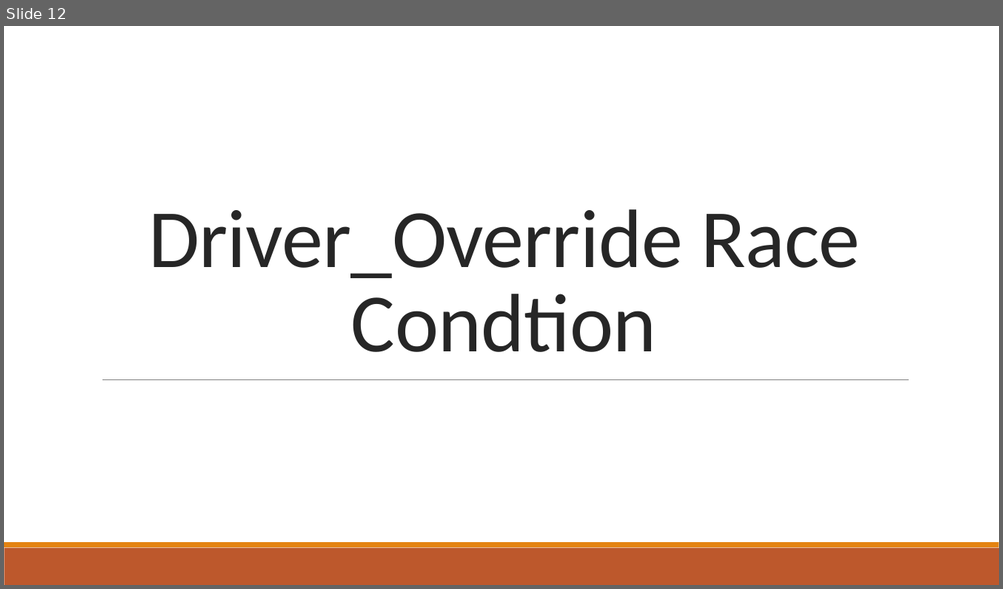
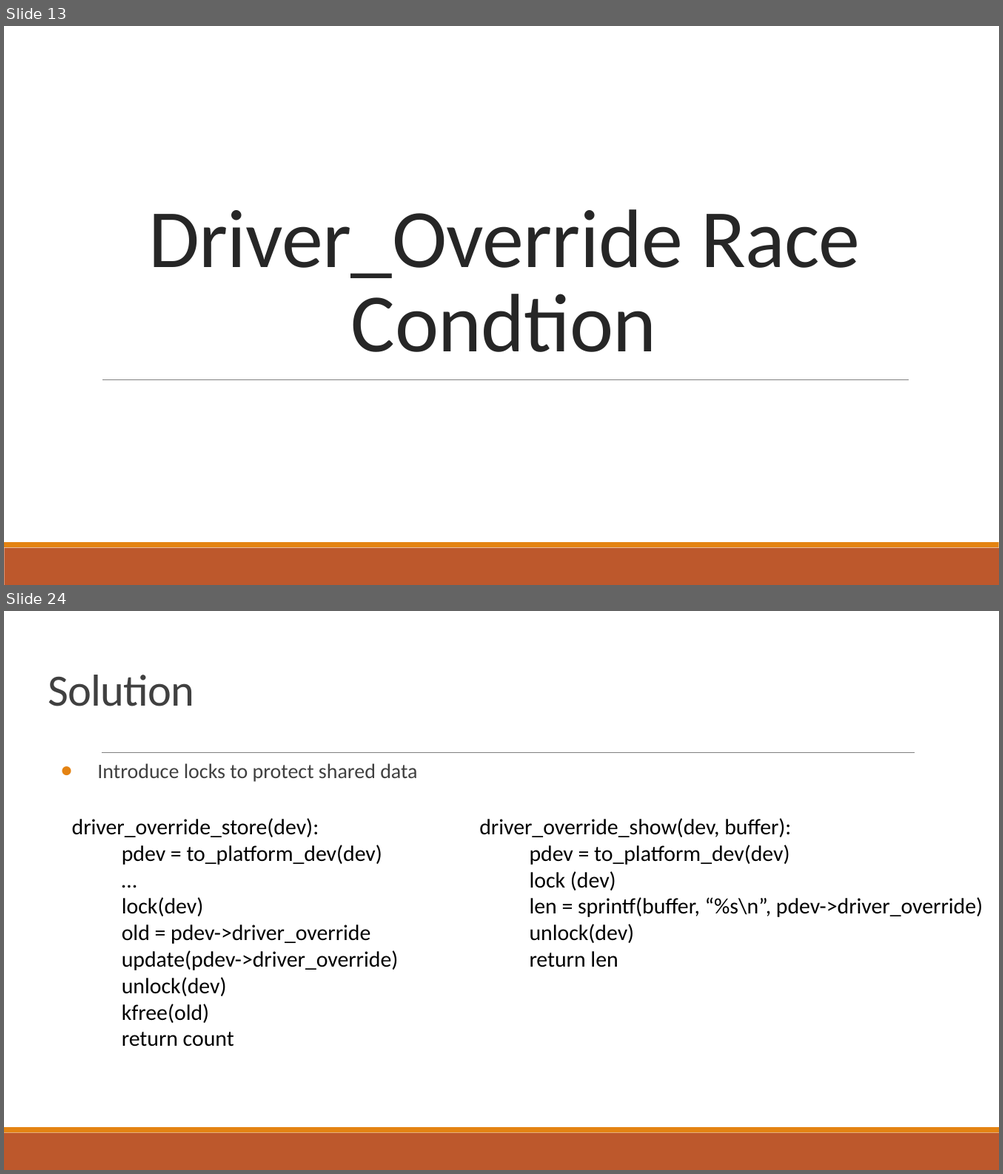
Before and after one commit to ttown386/PaVT-BST, a slide deck: doc/HW2/Tower Probe Race Condition.pptx. Shown one above the other, each under a label of ours: slide 12 before the commit, slides 13 and 24 after it; the slides between them are not shown. The pictures are 1003x589 and 1003x1174 pixels, drawn with LibreOffice and Linux fonts; fonts in the diff are those of the drawing. Boxes give left, top, right and bottom in pixels: in the first picture for what was removed or moved away, otherwise in the second. Text is boxed around its words. In the diff, an @@ line names an element or a change of style, - is before the commit and + after.

```diff
--- a/doc/HW2/Tower Probe Race Condition.pptx
+++ b/doc/HW2/Tower Probe Race Condition.pptx
@@ slide 24 added at [4, 611, 999, 1170], background #FFFFFF; not listed: 2 template elements that a slide beside it also shows @@
@@ title added at [48, 675, 194, 706], 32.4 pt, text #404040 @@
+Solution
@@ text added at [97, 763, 417, 782], 15 pt, text #404040 @@
+● Introduce locks to protect shared data
@@ line added from (102, 753) to (914, 753), #808080 0.5 pt @@
@@ text added at [72, 818, 398, 1047], 16 pt, text #000000 @@
+driver_override_store(dev):
+pdev = to_platform_dev(dev)
+…
+lock(dev)
+old = pdev->driver_override
+update(pdev->driver_override)
+unlock(dev)
+kfree(old)
+return count
@@ text added at [479, 818, 982, 968], 16 pt, text #000000 @@
+driver_override_show(dev, buffer):
+pdev = to_platform_dev(dev)
+lock (dev)
+len = sprintf(buffer, “%s\n”, pdev->driver_override)
+unlock(dev)
+return len
@@ what was slide 12 is now slide 13 @@
```
Also in this commit, not shown: 4 slides changed, 12 other slides added, 1 slide removed.
